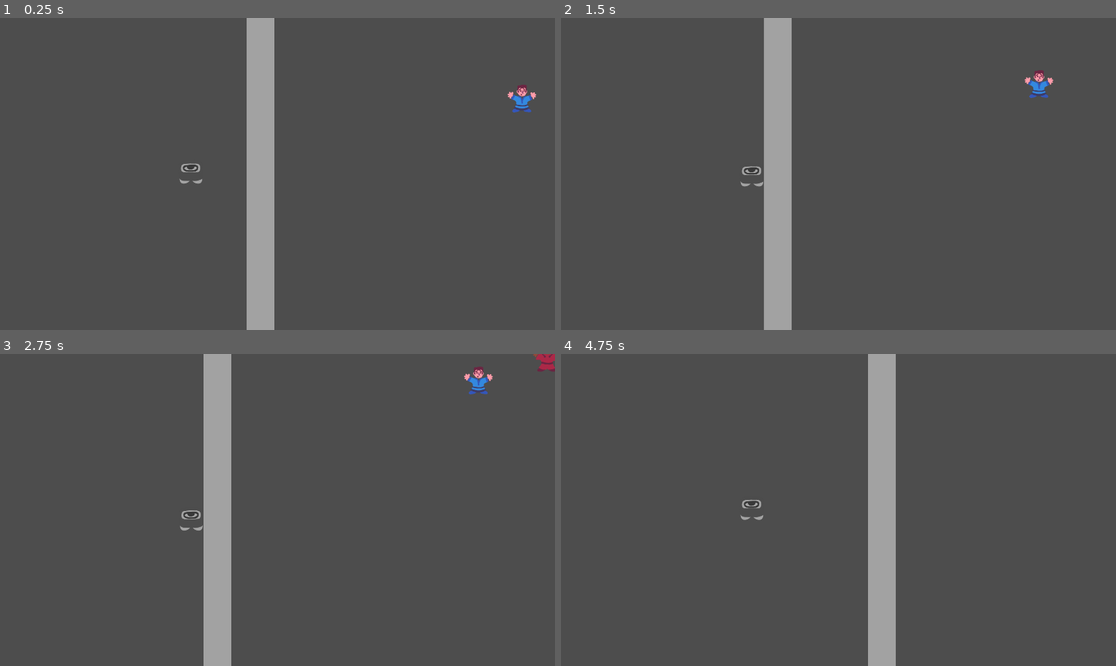
Above: before the commit, frames 1-4 (two rows, left to right).
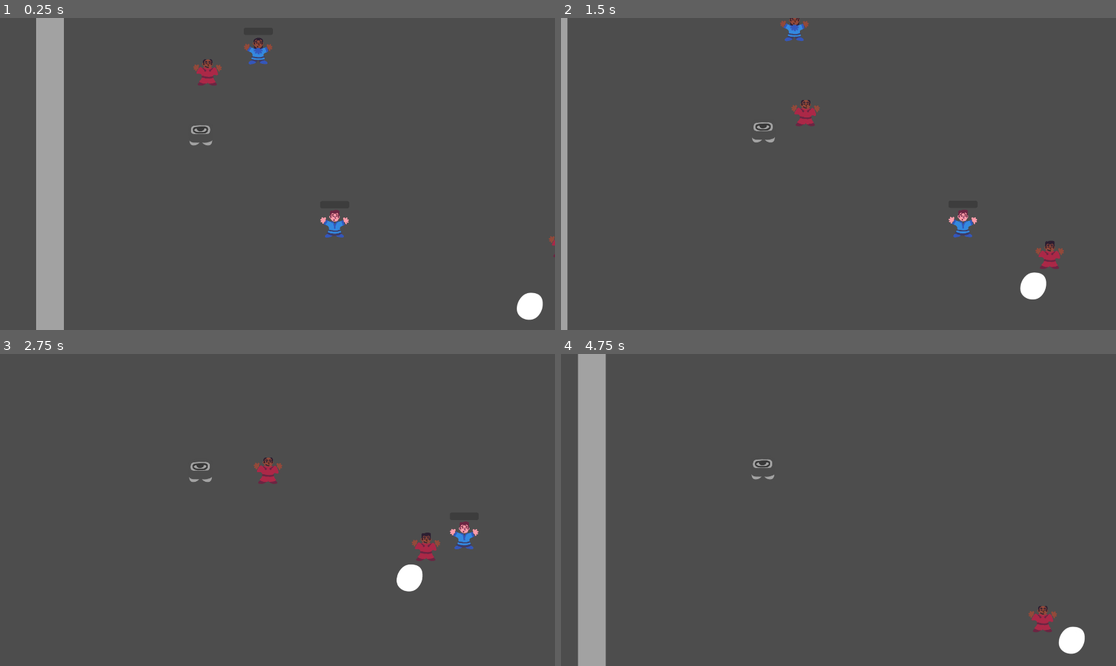
Above: after the commit, the same moments.

Repository: Hangover-Sunshine/KATAMARI-MEATBALL
Game: Godot game, scene res://scenes/CatamariTest.tscn
The game is run twice, just before and just after one commit, with the same random seed, the same clock (stepped at 60 frames per second) and the same inputs. This scene is started directly instead of the project's main scene.
Inputs (mouse positions are in pixels of both pictures, inside the frame that each line leads up to):
- Up to frame 1 (0.25 s): no input
- Up to frame 2 (1.5 s): move the mouse to (960, 158) at 0.52 s; hold D (WalkRight) 0.53-1.28 s; click (960, 158) at 0.67 s; move the mouse to (727, 189) at 1.27 s; hold S (WalkDown) from 1.28 s (still down)
- Up to frame 3 (2.75 s): move the mouse to (333, 441) at 2.02 s; release S (WalkDown) at 2.03 s; hold D (WalkRight) from 2.03 s (still down)
- Up to frame 4 (4.75 s): move the mouse to (810, 572) at 2.77 s; release D (WalkRight) at 2.78 s; hold W (WalkUp) 2.78-3.53 s; click (810, 572) at 2.92 s; move the mouse to (1005, 556) at 3.52 s; hold A (WalkLeft) from 3.53 s (still down); move the mouse to (672, 463) at 4.27 s

The runs differ from the first frame. In frame 1, 11% of the frame differs, in the area x 6-100%, y 0-100%; in frame 2, 7.6%; in frame 3, 6.5%; in frame 4, 11%.

Commit message:
conversion of civvy -> cultist in

Diff:
--- a/autoloads/GlobalSignals.gd
+++ b/autoloads/GlobalSignals.gd
@@ -6,3 +6,8 @@
 signal scene_transition_started
 signal scene_transition_done
 # System Loading ###################################################
+
+signal request_new_flee_point(civy:Civilian)
+signal request_escort_point(civy:Civilian, adventurer)
+
+signal convert_citizen_to_cultist(civy:Civilian)
--- a/prefabs/entities/Civilian.tscn
+++ b/prefabs/entities/Civilian.tscn
@@ -7,12 +7,33 @@
 size = Vector2(102, 99)
 
 [node name="Civilian" type="CharacterBody2D"]
+collision_layer = 8
+collision_mask = 33
 script = ExtResource("1_irey7")
 
 [node name="GraphicsControl" parent="." instance=ExtResource("1_bhqhl")]
 
 [node name="TravelBrain" type="NavigationAgent2D" parent="."]
+path_desired_distance = 50.0
+target_desired_distance = 150.0
+avoidance_enabled = true
+radius = 50.0
+avoidance_layers = 0
 
 [node name="CollisionShape2D" type="CollisionShape2D" parent="."]
 position = Vector2(-1, 0.5)
 shape = SubResource("RectangleShape2D_rafw7")
+
+[node name="DestinationWaitTimer" type="Timer" parent="."]
+one_shot = true
+
+[node name="ProgressToConversion" type="ProgressBar" parent="."]
+custom_minimum_size = Vector2(100, 0)
+offset_left = -50.0
+offset_top = -80.0
+offset_right = 50.0
+offset_bottom = -55.0
+size_flags_horizontal = 4
+show_percentage = false
+
+[connection signal="timeout" from="DestinationWaitTimer" to="." method="_on_destination_wait_timer_timeout"]
--- a/prefabs/entities/Cultist.tscn
+++ b/prefabs/entities/Cultist.tscn
@@ -7,11 +7,14 @@
 size = Vector2(106, 100)
 
 [sub_resource type="CircleShape2D" id="CircleShape2D_pefrn"]
-radius = 135.133
+radius = 305.026
+
+[sub_resource type="RectangleShape2D" id="RectangleShape2D_n1ldn"]
+size = Vector2(309, 284)
 
 [node name="Cultist" type="CharacterBody2D"]
 collision_layer = 16
-collision_mask = 46
+collision_mask = 33
 script = ExtResource("1_oplj2")
 
 [node name="CultistSprite" parent="." instance=ExtResource("1_cpoa7")]
@@ -21,10 +24,30 @@
 shape = SubResource("RectangleShape2D_sfimj")
 
 [node name="Sight" type="Area2D" parent="."]
+position = Vector2(1, 0)
+collision_layer = 0
+collision_mask = 12
 
 [node name="CollisionShape2D" type="CollisionShape2D" parent="Sight"]
 shape = SubResource("CircleShape2D_pefrn")
 debug_color = Color(0.792157, 0.184314, 0.937255, 0.419608)
 
+[node name="ConversionZone" type="Area2D" parent="."]
+collision_layer = 0
+collision_mask = 12
+
+[node name="CollisionShape2D" type="CollisionShape2D" parent="ConversionZone"]
+shape = SubResource("RectangleShape2D_n1ldn")
+debug_color = Color(1, 1, 1, 0.419608)
+
 [node name="TravelBrain" type="NavigationAgent2D" parent="."]
 target_desired_distance = 150.0
+
+[node name="PathRequeryTimer" type="Timer" parent="."]
+wait_time = 0.25
+one_shot = true
+
+[connection signal="body_entered" from="Sight" to="." method="_on_sight_body_entered"]
+[connection signal="body_exited" from="Sight" to="." method="_on_sight_body_exited"]
+[connection signal="body_entered" from="ConversionZone" to="." method="_on_conversion_zone_body_entered"]
+[connection signal="timeout" from="PathRequeryTimer" to="." method="_on_path_requery_timer_timeout"]
--- a/prefabs/entities/FleshBall.tscn
+++ b/prefabs/entities/FleshBall.tscn
@@ -29,4 +29,7 @@
 shape = SubResource("CircleShape2D_f0duw")
 debug_color = Color(0.984314, 0, 0.34902, 0.419608)
 
+[node name="NavigationObstacle2D" type="NavigationObstacle2D" parent="."]
+radius = 90.0
+
 [connection signal="body_entered" from="Influence" to="." method="_on_influence_body_entered"]
--- a/project.godot
+++ b/project.godot
@@ -80,3 +80,4 @@
 2d_physics/layer_4="Civilian"
 2d_physics/layer_5="Cultist"
 2d_physics/layer_6="Environment"
+avoidance/layer_1="Fleshball"
--- a/scenes/CatamariTest.tscn
+++ b/scenes/CatamariTest.tscn
@@ -1,11 +1,13 @@
-[gd_scene load_steps=9 format=3 uid="uid://bv0ku2v7vktrn"]
+[gd_scene load_steps=11 format=3 uid="uid://bv0ku2v7vktrn"]
 
 [ext_resource type="Script" path="res://scripts/system/BallCamera.gd" id="1_8syq8"]
 [ext_resource type="PackedScene" uid="uid://myhbn6a4wked" path="res://prefabs/entities/Player.tscn" id="1_thyqi"]
 [ext_resource type="PackedScene" uid="uid://b2rldqippwrkr" path="res://prefabs/entities/FleshBall.tscn" id="2_2j7s7"]
 [ext_resource type="Texture2D" uid="uid://hqxg4h3orok1" path="res://assets/temporary/Environment_Prototype1.png" id="3_ubkol"]
 [ext_resource type="PackedScene" uid="uid://p364hgcf8vms" path="res://prefabs/entities/Cultist.tscn" id="4_cs0r5"]
+[ext_resource type="Script" path="res://scripts/system/CivilianController.gd" id="5_ijflg"]
 [ext_resource type="PackedScene" uid="uid://cnwjts4gjgnfd" path="res://prefabs/entities/Civilian.tscn" id="5_lik2t"]
+[ext_resource type="Script" path="res://scripts/system/CultistController.gd" id="7_0sbbq"]
 
 [sub_resource type="NavigationPolygon" id="NavigationPolygon_ccia3"]
 vertices = PackedVector2Array(1388, -1080, 1397, 1343, -1005, 1339, -996, -1084)
@@ -22,7 +24,7 @@
 navigation_polygon = SubResource("NavigationPolygon_ccia3")
 
 [node name="Player" parent="." instance=ExtResource("1_thyqi")]
-position = Vector2(-1297, 37)
+position = Vector2(-534, -516)
 
 [node name="BallCamera" type="Camera2D" parent="." node_paths=PackedStringArray("Player", "Target")]
 position = Vector2(23, 85)
@@ -92,41 +94,53 @@
 position = Vector2(-0.5, 0)
 shape = SubResource("RectangleShape2D_kxqqo")
 
+[node name="CivilianController" type="Node2D" parent="." node_paths=PackedStringArray("FleePoints")]
+script = ExtResource("5_ijflg")
+FleePoints = NodePath("FleePoints")
+
+[node name="FleePoints" type="Node2D" parent="CivilianController"]
+
+[node name="Marker2D" type="Marker2D" parent="CivilianController/FleePoints"]
+position = Vector2(967, -865)
+gizmo_extents = 100.0
+
+[node name="Marker2D2" type="Marker2D" parent="CivilianController/FleePoints"]
+position = Vector2(1216, 3)
+gizmo_extents = 100.0
+
+[node name="Marker2D3" type="Marker2D" parent="CivilianController/FleePoints"]
+position = Vector2(967, 1143)
+gizmo_extents = 100.0
+
+[node name="Marker2D4" type="Marker2D" parent="CivilianController/FleePoints"]
+position = Vector2(-672, 1124)
+gizmo_extents = 100.0
+
+[node name="Marker2D5" type="Marker2D" parent="CivilianController/FleePoints"]
+position = Vector2(151, 493)
+gizmo_extents = 100.0
+
+[node name="Marker2D6" type="Marker2D" parent="CivilianController/FleePoints"]
+position = Vector2(-672, -73)
+gizmo_extents = 100.0
+
+[node name="Marker2D7" type="Marker2D" parent="CivilianController/FleePoints"]
+position = Vector2(-415, -930)
+gizmo_extents = 100.0
+
+[node name="Civilian" parent="CivilianController" instance=ExtResource("5_lik2t")]
+position = Vector2(-151, -216)
+
+[node name="Civilian2" parent="CivilianController" instance=ExtResource("5_lik2t")]
+position = Vector2(-291, -734)
+
+[node name="CultistController" type="Node2D" parent="." node_paths=PackedStringArray("FleshBall")]
+script = ExtResource("7_0sbbq")
+FleshBall = NodePath("../FleshBall")
+CultistPrefab = ExtResource("4_cs0r5")
+
 [node name="Cultist" parent="." instance=ExtResource("4_cs0r5")]
 position = Vector2(753, -199)
 
 [node name="Cultist2" parent="." instance=ExtResource("4_cs0r5")]
 position = Vector2(-576, -780)
-
-[node name="Civilian" parent="." instance=ExtResource("5_lik2t")]
-position = Vector2(-151, -216)
-
-[node name="FleePoints" type="Node2D" parent="."]
-
-[node name="Marker2D" type="Marker2D" parent="FleePoints"]
-position = Vector2(967, -865)
-gizmo_extents = 100.0
-
-[node name="Marker2D2" type="Marker2D" parent="FleePoints"]
-position = Vector2(1216, 3)
-gizmo_extents = 100.0
-
-[node name="Marker2D3" type="Marker2D" parent="FleePoints"]
-position = Vector2(967, 1143)
-gizmo_extents = 100.0
-
-[node name="Marker2D4" type="Marker2D" parent="FleePoints"]
-position = Vector2(-672, 1124)
-gizmo_extents = 100.0
-
-[node name="Marker2D5" type="Marker2D" parent="FleePoints"]
-position = Vector2(151, 493)
-gizmo_extents = 100.0
-
-[node name="Marker2D6" type="Marker2D" parent="FleePoints"]
-position = Vector2(-672, -73)
-gizmo_extents = 100.0
-
-[node name="Marker2D7" type="Marker2D" parent="FleePoints"]
-position = Vector2(-415, -930)
-gizmo_extents = 100.0
--- a/scripts/entity/Civilian.gd
+++ b/scripts/entity/Civilian.gd
@@ -1,27 +1,105 @@
 extends CharacterBody2D
+class_name Civilian
 
 @export var MovementSpeed:float = 350.0
 @export var ConsumptionAddition:float = 10.0
+@export var WaitTime:Vector2 = Vector2(0.8, 1.8)
 
+@export_group("Conversion")
+@export var ConversionSpeed:float = 3.5
+@export var ConversionAmount:Vector2 = Vector2(20.0, 30.0)
+####
+
+@onready var destination_wait_timer = $DestinationWaitTimer
 @onready var travel_brain:NavigationAgent2D = $TravelBrain
+@onready var progress_to_conversion = $ProgressToConversion
+
 var waiting_done:bool = false
+var being_converted:bool = false
+var cultist_converting:Cultist
 
 func _ready():
 	$GraphicsControl.character = 5
 	$GraphicsControl.generate_character()
+
 	call_deferred("_await_physics_frame")
+
+	# swap
+	if WaitTime.x > WaitTime.y:
+		var t = WaitTime.x
+		WaitTime.x = WaitTime.y
+		WaitTime.y = t
+	##
+
+	# swap
+	if ConversionAmount.x > ConversionAmount.y:
+		var t = ConversionAmount.x
+		ConversionAmount.x = ConversionAmount.y
+		ConversionAmount.y = t
+	##
 ##
 
 func _await_physics_frame():
 	await get_tree().physics_frame
 	waiting_done = true
+	GlobalSignals.emit_signal("request_new_flee_point", self)
+##
+
+func set_target_position(pos:Vector2):
+	travel_brain.target_position = pos
+	destination_wait_timer.stop()
 ##
 
 func _physics_process(delta):
-	if waiting_done and travel_brain.is_navigation_finished():
-		pass
+	if being_converted:
+		return
+	##
+
+	if travel_brain.is_navigation_finished():
+		if destination_wait_timer.is_stopped():
+			var wait = randf_range(WaitTime.x, WaitTime.y)
+			destination_wait_timer.start(wait)
+		##
+		return
 	##
 
 	velocity = global_position.direction_to(travel_brain.get_next_path_position()) * MovementSpeed
 	move_and_slide()
 ##
+
+func _on_destination_wait_timer_timeout():
+	if being_converted:
+		progress_to_conversion.value += randf_range(ConversionAmount.x, ConversionAmount.y)
+
+		if progress_to_conversion.value >= 100:
+			GlobalSignals.emit_signal("convert_citizen_to_cultist", self)
+		else:
+			destination_wait_timer.start(ConversionSpeed)
+		##
+	else:
+		GlobalSignals.emit_signal("request_new_flee_point", self)
+	##
+##
+
+func get_consumption_addition():
+	return ConsumptionAddition
+##
+
+func begin_conversion_by(cultist):
+	being_converted = true
+	cultist_converting = cultist
+	destination_wait_timer.start(ConversionSpeed)
+##
+
+func being_converted_by() -> Cultist:
+	return cultist_converting
+##
+
+func rolled_over():
+	# spawn particle
+
+	# spawn sound effect at location
+
+	# die
+	queue_free()
+##
--- a/scripts/entity/Cultist.gd
+++ b/scripts/entity/Cultist.gd
@@ -2,9 +2,11 @@
 class_name Cultist
 
 @export var MovementSpeed:float = 300.0
+@export var ChaseSpeed:float = 365.0
 @export var ConsumptionAddition:float = 5.5
 
 @onready var travel_brain:NavigationAgent2D = $TravelBrain
+@onready var path_requery_timer = $PathRequeryTimer
 
 # TODO: in the spawn system, pass this in -- for now, hardcoded
 @onready var fleshball = $"../FleshBall"
@@ -12,7 +14,12 @@
 var setup_finished:bool = false
 
 var jump_into_ball:bool = false
-var ball_rolled_over:bool = false
+
+# Not-Ball
+var found_target:bool = false
+var converting:bool = false
+var adventurer
+var civvy:Civilian
 
 #TODO: replace this
 var jib_time_to_free:float = 4
@@ -22,6 +29,11 @@
 	$CultistSprite.character = 1
 	$CultistSprite.generate_character()
 	call_deferred("_await_set")
+##
+
+func load_from_civvy(civvy:Civilian):
+	# TODO: preserve head/hands from civvy self -- for now, don't care
+	pass
 ##
 
 func _await_set():
@@ -41,25 +53,32 @@
 			queue_free()
 		##
 	##
-
-	if ball_rolled_over:
-		# spawn a flesh/blood particle, disappear
-		queue_free()
-	##
 ##
 
 func _physics_process(delta):
-	if jump_into_ball or ball_rolled_over:
+	if setup_finished == false or jump_into_ball:
 		return
 	##
 
-	if setup_finished and travel_brain.is_navigation_finished()\
-		and global_position.distance_to(fleshball.global_position) > 150:
-		travel_brain.target_position = fleshball.global_position
+	var travel_speed:float
+	if found_target == false:
+		if travel_brain.is_navigation_finished()\
+			and global_position.distance_to(fleshball.global_position) > 150:
+			travel_brain.target_position = fleshball.global_position
+		##
+		travel_speed = MovementSpeed
+	else:
+		if converting == false and travel_brain.is_navigation_finished():
+			path_requery_timer.start(0.5)
+			travel_brain.target_position = civvy.global_position
+		##
+		travel_speed = ChaseSpeed
 	##
 
-	velocity = global_position.direction_to(travel_brain.get_next_path_position()) * MovementSpeed
-	move_and_slide()
+	if not converting:
+		velocity = global_position.direction_to(travel_brain.get_next_path_position()) * travel_speed
+		move_and_slide()
+	##
 ##
 
 func get_consumption_addition():
@@ -67,9 +86,52 @@
 ##
 
 func rolled_over():
-	ball_rolled_over = true
+	queue_free()
 ##
 
 func get_absorbed():
 	jump_into_ball = true
+	# once jumping in, they're done -- ignore the world you mindless heathen
+	$ConversionZone.queue_free()
+	$Sight.queue_free()
 ##
+
+func _on_sight_body_entered(body):
+	if found_target == false:
+		found_target = true
+		if body is Civilian and body.being_converted_by() == null:
+			civvy = body
+		##
+	##
+##
+
+func _on_sight_body_exited(body):
+	found_target = false
+	adventurer = null
+	civvy = null
+	converting = false
+	path_requery_timer.stop()
+##
+
+func _on_conversion_zone_body_entered(body):
+	if body == civvy:
+		if civvy.being_converted_by() == null:
+			_on_sight_body_exited(body) # just call this as a clean-up method lmao
+		else:
+			civvy.begin_conversion_by(self)
+			path_requery_timer.stop()
+			velocity = Vector2.ZERO
+			converting = true
+		##
+	##
+##
+
+func _on_path_requery_timer_timeout():
+	path_requery_timer.start(0.5)
+
+	if civvy:
+		travel_brain.target_position = civvy.global_position
+	else:
+		travel_brain.target_position = adventurer.global_position
+	##
+##
--- /dev/null
+++ b/scripts/system/CivilianController.gd
@@ -0,0 +1,12 @@
+extends Node2D
+
+@export var FleePoints:Node2D
+
+func _ready():
+	GlobalSignals.connect("request_new_flee_point", _new_flee_point_requested)
+##
+
+func _new_flee_point_requested(civy):
+	var rand_point = FleePoints.get_child(randi() % FleePoints.get_child_count())
+	civy.set_target_position(rand_point.global_position)
+##
--- /dev/null
+++ b/scripts/system/CultistController.gd
@@ -0,0 +1,17 @@
+extends Node2D
+
+@export var FleshBall:CharacterBody2D
+@export var CultistPrefab:PackedScene
+
+func _ready():
+	GlobalSignals.connect("convert_citizen_to_cultist", _convert_citizen_to_cultist)
+##
+
+func _convert_citizen_to_cultist(civy:Civilian):
+	var loaded:Cultist = CultistPrefab.instantiate()
+	add_child(loaded)
+	loaded.load_from_civvy(civy)
+	loaded.fleshball = FleshBall
+	loaded.global_position = civy.global_position
+	civy.queue_free()
+##
Not shown: 1 places in prefabs/entities/Cultist.tscn that only renumber resources
